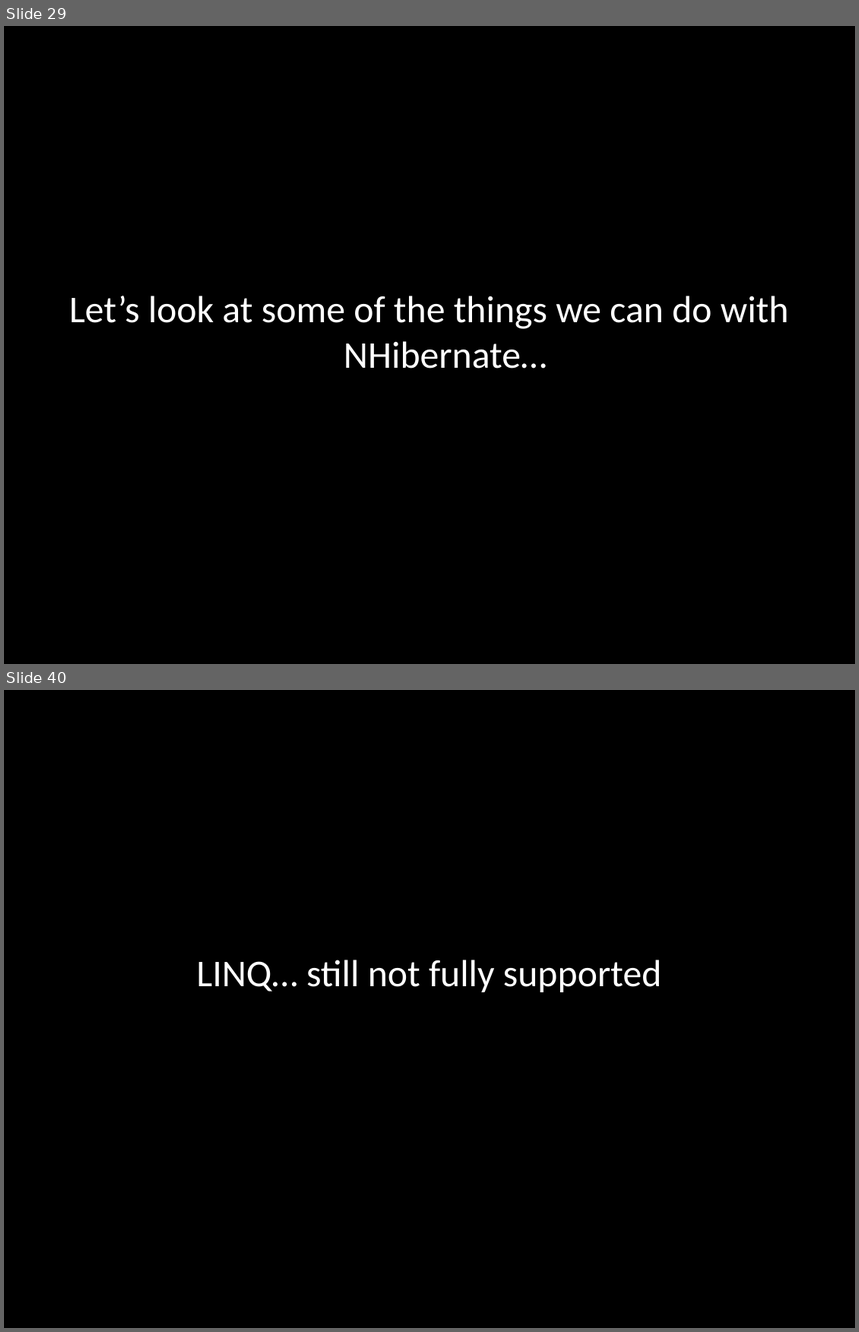
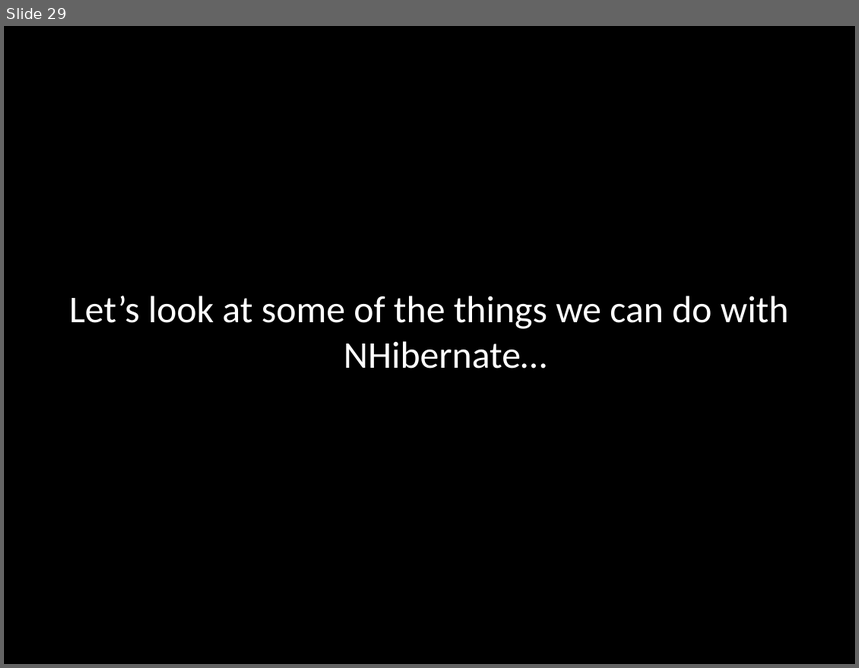
Before and after one commit to michelgrootjans/qwars, a slide deck: doc/NHibernateDemo.pptx. Shown one above the other, each under a label of ours: slides 29 and 40 before the commit, slide 29 after it; the slides between them are not shown. The pictures are 859x1332 and 859x668 pixels, drawn with LibreOffice and Linux fonts; fonts in the diff are those of the drawing. Boxes give left, top, right and bottom in pixels: in the first picture for what was removed or moved away, otherwise in the second. Text is boxed around its words. In the diff, an @@ line names an element or a change of style, - is before the commit and + after.

```diff
--- a/doc/NHibernateDemo.pptx
+++ b/doc/NHibernateDemo.pptx
@@ slide 40 removed at [4, 690, 855, 1328], background #000000 @@
@@ text removed at [196, 960, 661, 992] @@
-LINQ… still not fully supported
```
Also in this commit, not shown: 46 other slides removed, 16 other files.
